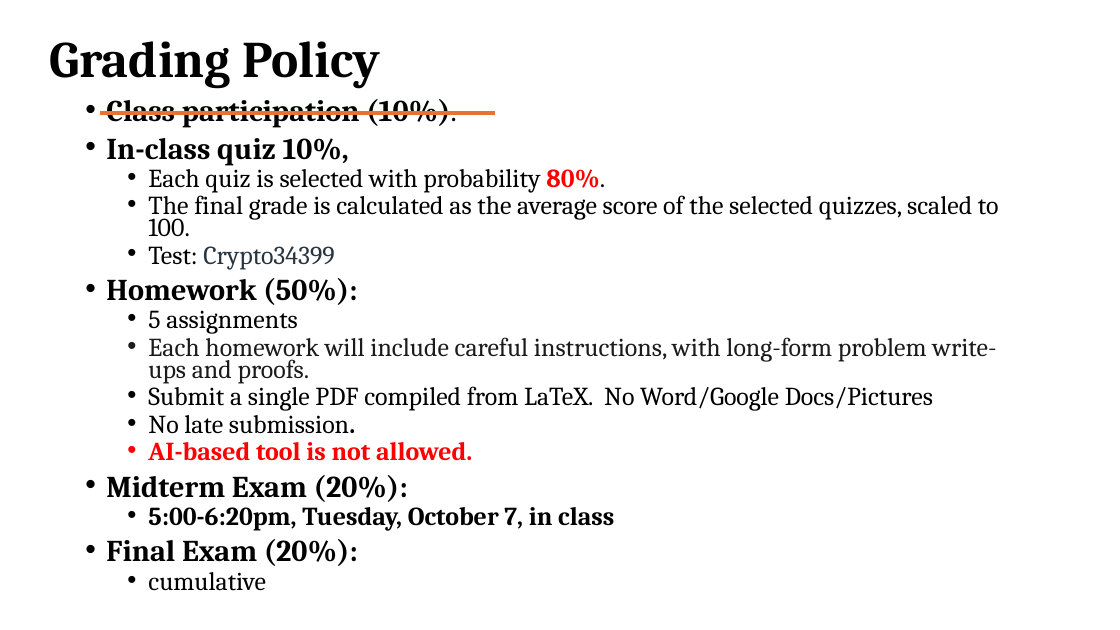
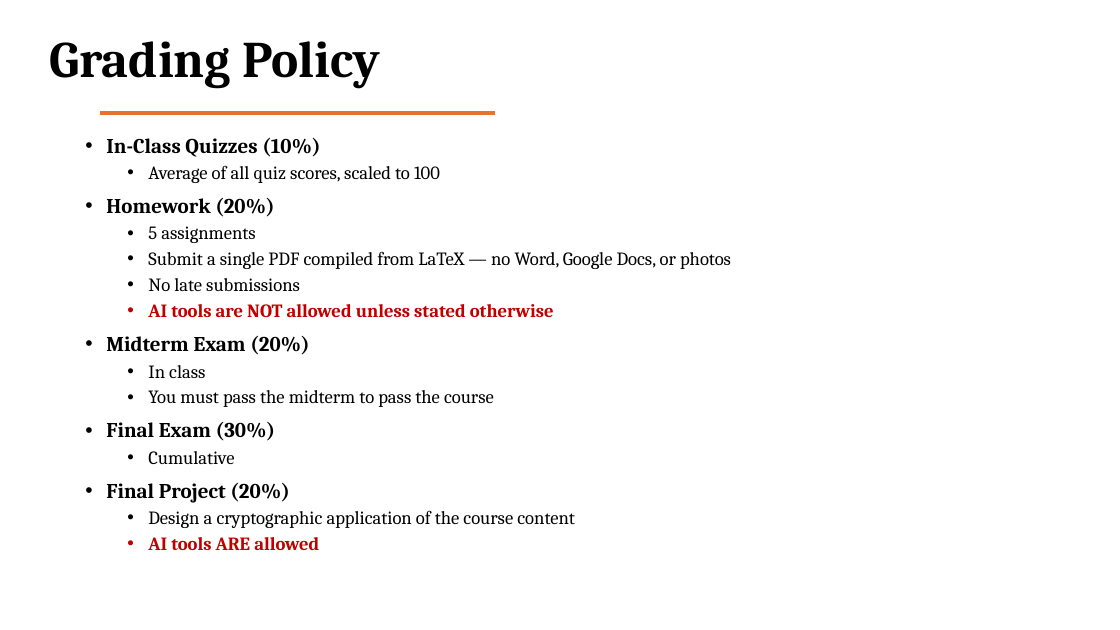
Before and after one commit to Ning0Luo/ning0luo.github.io, a slide deck: slide 6 of ece407/407-4562870-2026/lec1.pptx. Drawn at 1120x630 pixels with LibreOffice and Linux fonts; fonts in the diff are those of the drawing. Boxes give left, top, right and bottom in pixels: in the first picture for what was removed or moved away, otherwise in the second. Text is boxed around its words. In the diff, an @@ line names an element or a change of style, - is before the commit and + after.

```diff
--- a/ece407/407-4562870-2026/lec1.pptx
+++ b/ece407/407-4562870-2026/lec1.pptx
@@ text "In-Class Quizzes (10%)": place and size @@
-text "In-Class Quizzes (10%)" at [106, 99, 999, 591]
+text "In-Class Quizzes (10%)" at [106, 138, 731, 550]
@@ text at [106, 138, 440, 217]: text changed; size 22.2 to 16 pt @@
-• Class participation (10%).
-• In-class quiz 10%,
-  • Each quiz is selected with probability 80%.
-  • The final grade is calculated as the average score of the selected quizzes, scaled to 100.
-  • Test: Crypto34399
-• Homework (50%):
+• In-Class Quizzes (10%)
+  • Average of all quiz scores, scaled to 100
+• Homework (20%)
@@ text at [148, 226, 255, 243]: size 22.2 to 16 pt in "5 assignments"; line spacing 0.7 to 0.9 @@
@@ text at [106, 252, 731, 550]: text changed; size 22.2 to 16 pt @@
-  • Each homework will include careful instructions, with long-form problem write-ups and proofs.
-  • Submit a single PDF compiled from LaTeX. No Word/Google Docs/Pictures
-  • No late submission.
-  • AI-based tool is not allowed.
-• Midterm Exam (20%):
-  • 5:00-6:20pm, Tuesday, October 7, in class
-• Final Exam (20%):
-  • cumulative
+  • Submit a single PDF compiled from LaTeX — no Word, Google Docs, or photos
+  • No late submissions
+  • AI tools are NOT allowed unless stated otherwise
+• Midterm Exam (20%)
+  • In class
+  • You must pass the midterm to pass the course
+• Final Exam (30%)
+  • Cumulative
+• Final Project (20%)
+  • Design a cryptographic application of the course content
+  • AI tools ARE allowed
```
Also in this commit, not shown: 10 other slides changed, 2 slides added, 1 slide removed, 12 other files.
